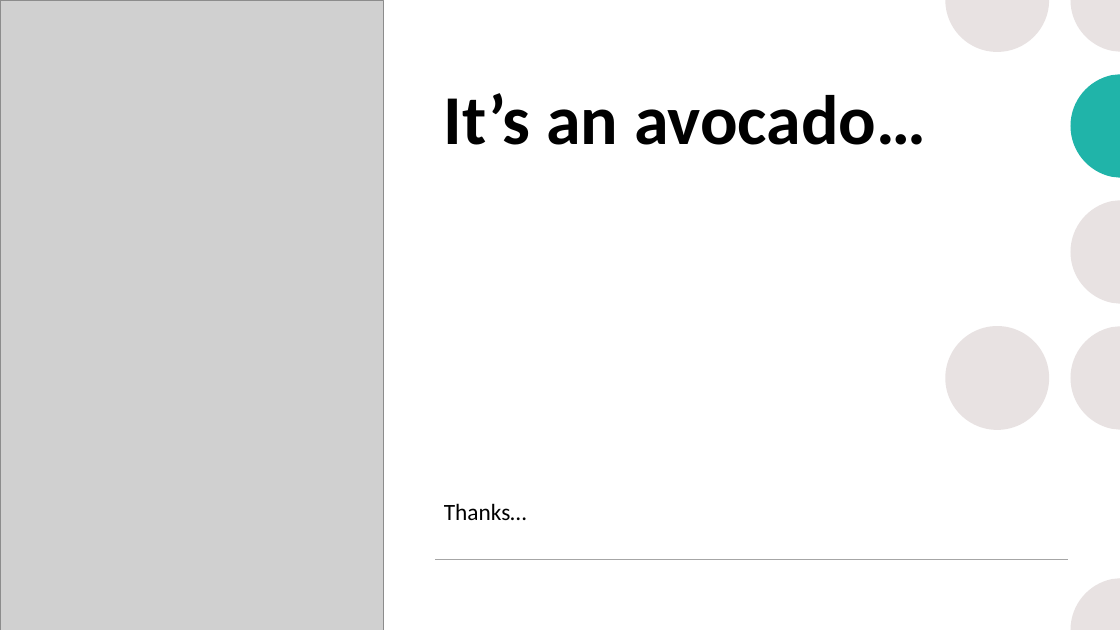
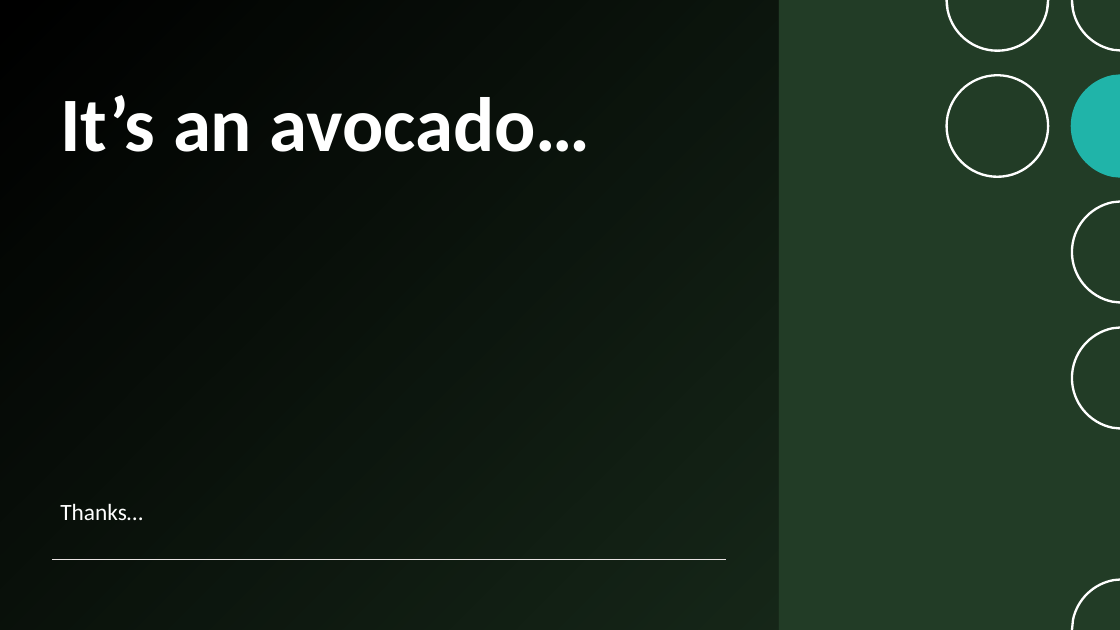
Before and after one commit to JorgieLaForge/EC_BA380_DA, a slide deck: slide 1 of pptx_files/EC_BA380_W6_Hass_Avocado_Dashboard_JJ.pptx. Drawn at 1120x630 pixels with LibreOffice and Linux fonts; fonts in the diff are those of the drawing; grey boxes stand for pictures; background and template pictures are left out. Boxes give left, top, right and bottom in pixels: in the first picture for what was removed or moved away, otherwise in the second. Text is boxed around its words. In the diff, an @@ line names an element or a change of style, - is before the commit and + after.

```diff
--- a/pptx_files/EC_BA380_W6_Hass_Avocado_Dashboard_JJ.pptx
+++ b/pptx_files/EC_BA380_W6_Hass_Avocado_Dashboard_JJ.pptx
@@ background #FFFFFF to picture (left out) @@
@@ rectangle at (0, 0, 1120, 630): fill #FFFFFF to #223C26 @@
@@ picture removed at (0, 0, 383, 630) @@
@@ rectangle added at (0, 0, 778, 630), fill gradient #000000 @@
@@ group added at (945, 0, 1120, 630): 5 freeform shapes @@
@@ title "It’s an avocado…": place and size @@
-title "It’s an avocado…" at (444, 93, 926, 145)
+title "It’s an avocado…" at (60, 95, 591, 152)
@@ title "It’s an avocado…" at (60, 95, 591, 152): size 60 to 66 pt, text colour #000000 to #FFFFFF @@
@@ freeform shape added at (946, 74, 1050, 178), fill #FFFFFF @@
@@ fill #E8E2E2 to #223C26 in 5 elements at (570, 0, 674, 52), (695, 578, 799, 630), (695, 0, 799, 52), (945, 578, 1049, 630), (1070, 74, 1120, 177) @@
@@ freeform shape at (1071, 75, 1120, 178): outline redrawn @@
@@ ellipse removed at (945, 326, 1049, 430) @@
@@ subtitle "Thanks…": place and size @@
-subtitle "Thanks…" at (444, 503, 527, 520)
+subtitle "Thanks…" at (60, 503, 143, 520)
@@ subtitle "Thanks…" at (60, 503, 143, 520): text colour #000000 to #FFFFFF @@
@@ line added from (52, 560) to (726, 560), #E8E2E2 1 pt @@
@@ line removed from (435, 560) to (1068, 560) @@
@@ fill #E8E2E2 to #FFFFFF; outline redrawn in 5 elements at (946, 0, 1050, 52), (1071, 201, 1120, 304), (1071, 327, 1120, 430), (1071, 0, 1120, 51), (1071, 579, 1120, 630) @@
```
Also in this commit, not shown: 1 other file.
